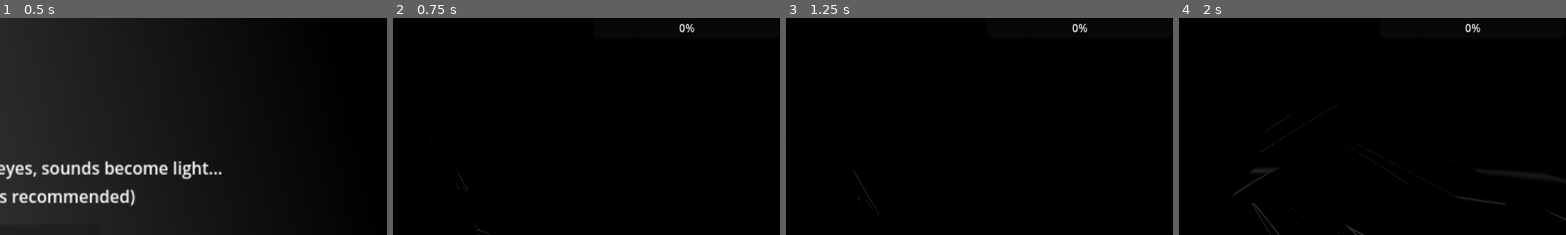
Above: before the commit, frames 1-4 (left to right).
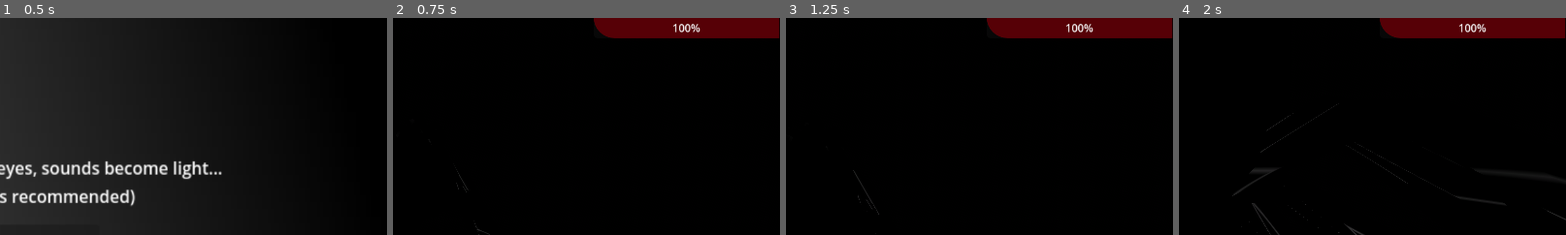
Above: after the commit, the same moments.

Repository: ruapotato/eyelander
Game: Godot game, scene res://main_menu.tscn
The game is run twice, just before and just after one commit, with the same random seed, the same clock (stepped at 60 frames per second) and the same inputs. Sound files missing from this copy of the repository are replaced by a short silence.
Inputs (mouse positions are % of the whole screen's width and height, from its top left):
- Up to frame 1 (0.5 s): no input
- Up to frame 2 (0.75 s): click "Play" at 0.5 s
- Up to frame 3 (1.25 s): no input
- Up to frame 4 (2 s): move the mouse to (55, 50) at 1.27 s; hold W (forward) from 1.28 s (still down); right-click (55, 50) at 1.35 s; tap Space (jump) at 1.52 s
The pictures show only the part of the screen within x 50-100%, y 0-50%; the shares and areas given below are measured in that part.

Frame 1 is identical in both runs. In frame 2, 4.4% of the frame differs, in the area x 51-100%, y 0-10%; in frame 3, 4.4%; in frame 4, 4.4%.

Commit message:
Better boss settings

Diff:
--- a/boss_1.gd
+++ b/boss_1.gd
@@ -29,7 +29,7 @@
 var slam_damage = 50
 var start_life = 500
 #var start_life = 10
-var life = start_life/2
+var life = start_life
 var damage_todo = 0
 var knockback = Vector3(0,0,0)
 var dazzed = 0
@@ -200,8 +200,10 @@
 			var next_spawn = spawn_next.instantiate()
 			get_parent().add_child(next_spawn)
 			dead = true
-	if life < start_stage_2:
-		stage = 2
+	#if life < start_stage_2:
+	#	stage = 2
+
+	stage = (int(life/10) % 2) + 1
 		#print(life)
 	# Add the gravity.git status
 
@@ -218,7 +220,7 @@
 		else:
 			action = "walking"
 
-	if stage == 2:
+	if stage == 2 and not slam_started:
 		action = "flying"
 
 	if slam_started:
